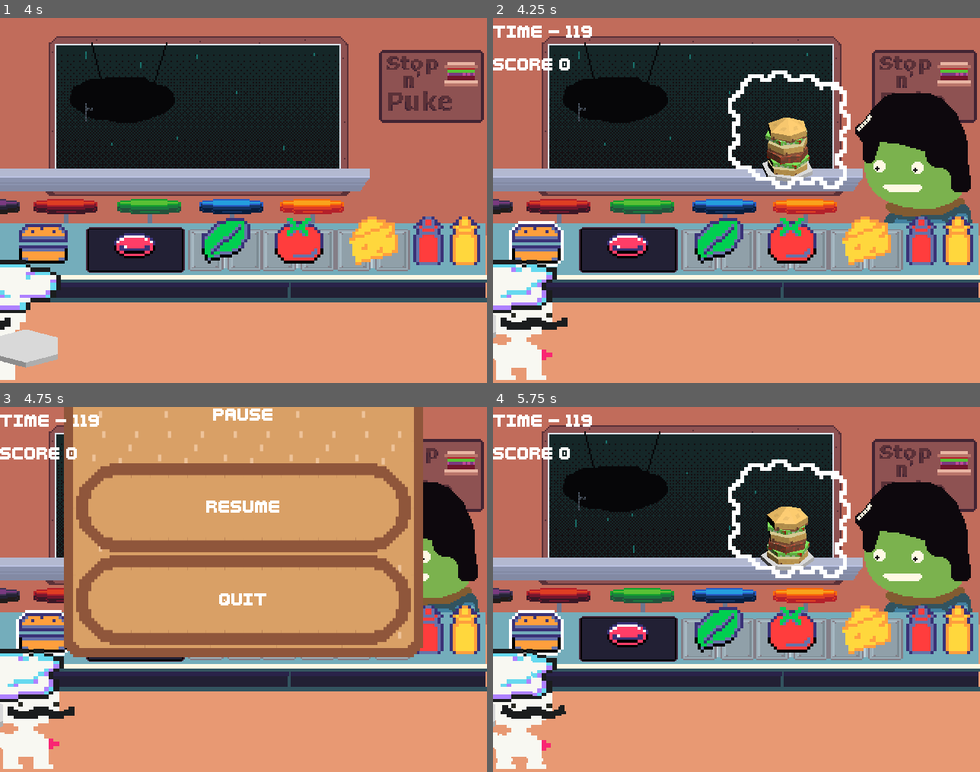
Above: before the commit, frames 1-4 (two rows, left to right).
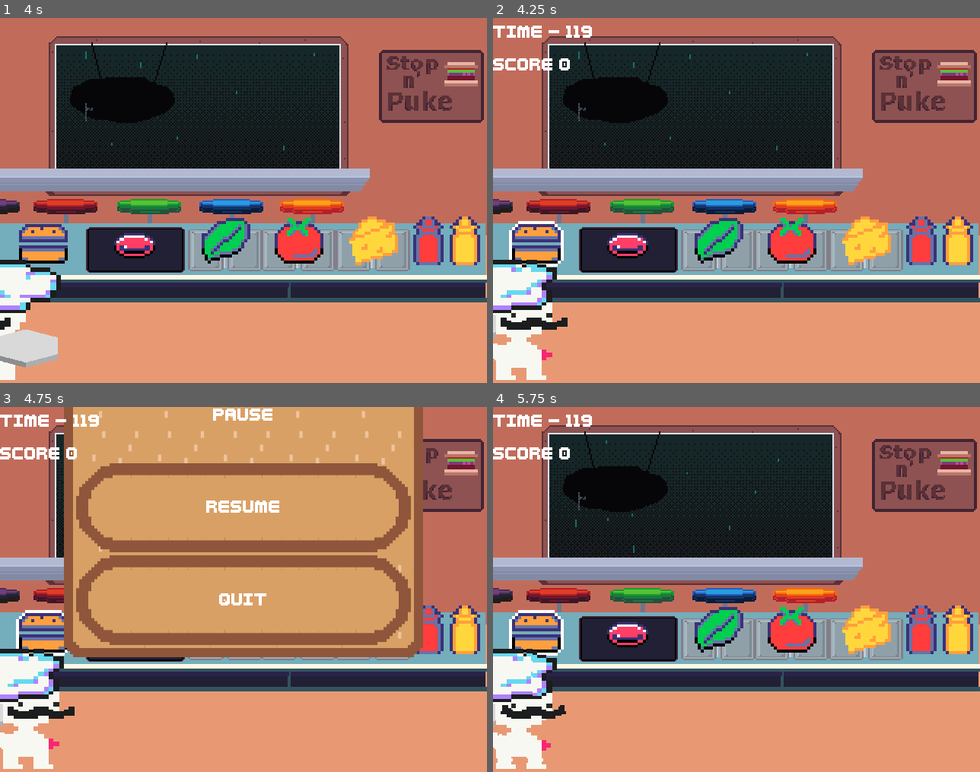
Above: after the commit, the same moments.

Repository: LettucePie/burgert
Game: Godot game, scene res://scenes/play.tscn
The game is run twice, just before and just after one commit, with the same random seed, the same clock (stepped at 60 frames per second) and the same inputs.
Inputs:
- Up to frame 1 (4 s): click "Options" at 0.5 s; click "Done" at 1.25 s; click "Credits" at 2 s; click "Done" at 2.75 s; click "Play" at 3.5 s
- Up to frame 2 (4.25 s): no input
- Up to frame 3 (4.75 s): tap Enter (menu) at 4.25 s; hold Right (right) from 4.28 s (still down); tap Z (confirm) at 4.35 s
- Up to frame 4 (5.75 s): release Right (right) at 5 s; click "RESUME" at 5 s

Frame 1 is identical in both runs. In frame 2, 9.3% of the frame differs, in the area x 48-99%, y 14-57%; in frame 3, 3.4%; in frame 4, 9.3%.

Commit message:
starting work on customers walking in, asking for food, munchin, leaving

Diff:
--- a/assets/images/game/customers/customer_eating_frames.tres
+++ b/assets/images/game/customers/customer_eating_frames.tres
@@ -76,7 +76,7 @@
 "duration": 1.0,
 "texture": null
 }],
-"loop": true,
+"loop": false,
 "name": &"crumble_1",
 "speed": 5.0
 }, {
@@ -105,7 +105,7 @@
 "duration": 1.0,
 "texture": null
 }],
-"loop": true,
+"loop": false,
 "name": &"crumble_2",
 "speed": 5.0
 }, {
@@ -122,7 +122,7 @@
 "duration": 1.0,
 "texture": null
 }],
-"loop": true,
+"loop": false,
 "name": &"crumble_3",
 "speed": 5.0
 }]
--- a/scenes/game/customer.gd
+++ b/scenes/game/customer.gd
@@ -9,9 +9,14 @@
 @export var sound_player : AudioStreamPlayer2D
 @export var left_area : Marker2D
 @export var right_area : Marker2D
+@export var munch : Munch
+@export var enter_pos : Vector2
+@export var stay_pos : Vector2
+@export var exit_pos : Vector2
 var active : bool = false
 var tic : int = 0
 var default_y : float = 0
+var munching : bool = false
 
 
 func _ready():
--- a/scenes/game/kitchen_a.tscn
+++ b/scenes/game/kitchen_a.tscn
@@ -17,6 +17,7 @@
 [ext_resource type="Texture2D" uid="uid://d3vxhubsue53l" path="res://assets/images/ui/order-thought-cloud1.png" id="12_n6ods"]
 [ext_resource type="AudioStream" uid="uid://bwk3kb5winqpd" path="res://assets/sound/sfx/Audio 3.wav" id="13_s6p7b"]
 [ext_resource type="Texture2D" uid="uid://h8p8acm8qmp5" path="res://assets/images/game/customers/customers__2.png" id="14_a0ex1"]
+[ext_resource type="PackedScene" uid="uid://e7qictdempjp" path="res://scenes/game/munch.tscn" id="14_rquj2"]
 [ext_resource type="AudioStream" uid="uid://r2t0e50mq1p1" path="res://assets/sound/sfx/Audio 4.wav" id="15_k3c7l"]
 [ext_resource type="Texture2D" uid="uid://xygve8lpah31" path="res://assets/images/game/customers/customers__3.png" id="16_xjc5m"]
 [ext_resource type="AudioStream" uid="uid://dkt0tyho73a3t" path="res://assets/sound/sfx/Audio 5.wav" id="17_3g7u0"]
@@ -130,8 +131,8 @@
 
 [node name="customers" type="Node2D" parent="."]
 
-[node name="Tommy" type="Node2D" parent="customers" node_paths=PackedStringArray("burger_portal_sprite", "sound_player", "left_area", "right_area")]
-position = Vector2(0, 59)
+[node name="Tommy" type="Node2D" parent="customers" node_paths=PackedStringArray("burger_portal_sprite", "sound_player", "left_area", "right_area", "munch")]
+position = Vector2(-645, 59)
 script = ExtResource("3_488ky")
 customer_name = "Tommy"
 orders = Array[PackedStringArray]([PackedStringArray("Bun", "Lettuce", "Bun Top"), PackedStringArray("Bun", "Meat", "Lettuce", "Lettuce", "Bun Top"), PackedStringArray("Bun", "Lettuce", "Meat", "Bun", "Lettuce", "Bun Top")])
@@ -139,6 +140,10 @@
 sound_player = NodePath("AudioStreamPlayer2D")
 left_area = NodePath("Left")
 right_area = NodePath("Right")
+munch = NodePath("munch")
+enter_pos = Vector2(178, 59)
+stay_pos = Vector2(0, 59)
+exit_pos = Vector2(-645, 59)
 
 [node name="character" type="Sprite2D" parent="customers/Tommy"]
 position = Vector2(320, 86)
@@ -165,7 +170,10 @@
 [node name="Right" type="Marker2D" parent="customers/Tommy"]
 position = Vector2(632, 114)
 
+[node name="munch" parent="customers/Tommy" instance=ExtResource("14_rquj2")]
+
 [node name="Teddy" type="Node2D" parent="customers" node_paths=PackedStringArray("burger_portal_sprite", "sound_player", "left_area", "right_area")]
+visible = false
 position = Vector2(0, 59)
 script = ExtResource("3_488ky")
 customer_name = "Teddy"
@@ -201,6 +209,7 @@
 position = Vector2(540, 28)
 
 [node name="Ted" type="Node2D" parent="customers" node_paths=PackedStringArray("burger_portal_sprite", "sound_player", "left_area", "right_area")]
+visible = false
 position = Vector2(0, 59)
 script = ExtResource("3_488ky")
 customer_name = "Ted"
@@ -237,6 +246,7 @@
 position = Vector2(176, 60)
 
 [node name="Al" type="Node2D" parent="customers" node_paths=PackedStringArray("burger_portal_sprite", "sound_player", "left_area", "right_area")]
+visible = false
 position = Vector2(0, 59)
 script = ExtResource("3_488ky")
 customer_name = "Al"
@@ -273,6 +283,7 @@
 position = Vector2(412, 160)
 
 [node name="Emo" type="Node2D" parent="customers" node_paths=PackedStringArray("burger_portal_sprite", "sound_player", "left_area", "right_area")]
+visible = false
 position = Vector2(0, 59)
 script = ExtResource("3_488ky")
 customer_name = "Emo"
@@ -308,6 +319,7 @@
 position = Vector2(488, 124)
 
 [node name="Karen" type="Node2D" parent="customers" node_paths=PackedStringArray("burger_portal_sprite", "sound_player", "left_area", "right_area")]
+visible = false
 position = Vector2(0, 59)
 script = ExtResource("3_488ky")
 customer_name = "Karen"
@@ -343,6 +355,7 @@
 position = Vector2(512, 140)
 
 [node name="Patient" type="Node2D" parent="customers" node_paths=PackedStringArray("burger_portal_sprite", "sound_player", "left_area", "right_area")]
+visible = false
 position = Vector2(0, 59)
 script = ExtResource("3_488ky")
 customer_name = "Patient"
@@ -379,6 +392,7 @@
 position = Vector2(468, 172)
 
 [node name="Mustard" type="Node2D" parent="customers" node_paths=PackedStringArray("burger_portal_sprite", "sound_player", "left_area", "right_area")]
+visible = false
 position = Vector2(0, 59)
 script = ExtResource("3_488ky")
 customer_name = "Mustard"
@@ -415,6 +429,7 @@
 position = Vector2(636, 104)
 
 [node name="Dancer" type="Node2D" parent="customers" node_paths=PackedStringArray("burger_portal_sprite", "sound_player", "left_area", "right_area")]
+visible = false
 position = Vector2(0, 59)
 script = ExtResource("3_488ky")
 customer_name = "Dancer"
@@ -451,6 +466,7 @@
 position = Vector2(176, 116)
 
 [node name="Punk" type="Node2D" parent="customers" node_paths=PackedStringArray("burger_portal_sprite", "sound_player", "left_area", "right_area")]
+visible = false
 position = Vector2(0, 59)
 script = ExtResource("3_488ky")
 customer_name = "Punk"
@@ -487,6 +503,7 @@
 position = Vector2(576, 108)
 
 [node name="Toad" type="Node2D" parent="customers" node_paths=PackedStringArray("burger_portal_sprite", "sound_player", "left_area", "right_area")]
+visible = false
 position = Vector2(0, 59)
 script = ExtResource("3_488ky")
 customer_name = "Toad"
@@ -526,6 +543,7 @@
 position = Vector2(316, 116)
 
 [node name="Persistant" type="Node2D" parent="customers" node_paths=PackedStringArray("burger_portal_sprite", "sound_player", "left_area", "right_area")]
+visible = false
 position = Vector2(0, 59)
 script = ExtResource("3_488ky")
 customer_name = "Persistant"
@@ -562,6 +580,7 @@
 position = Vector2(420, 100)
 
 [node name="Anxiety" type="Node2D" parent="customers" node_paths=PackedStringArray("burger_portal_sprite", "sound_player", "left_area", "right_area")]
+visible = false
 position = Vector2(0, 59)
 script = ExtResource("3_488ky")
 customer_name = "Anxiety"
--- /dev/null
+++ b/scenes/game/munch.gd
@@ -0,0 +1,33 @@
+extends Node2D
+class_name Munch
+
+@onready var left : AnimatedSprite2D = $left
+@onready var right : AnimatedSprite2D = $right
+var options : Array = ["_1", "_2", "_3"]
+
+var playing : bool = false
+
+
+func _ready():
+	self.hide()
+	left.animation_finished.connect(_on_finish.bind(left))
+	right.animation_finished.connect(_on_finish.bind(right))
+
+
+func play():
+	self.show()
+	playing = true
+	left.play("crumble" + options.pick_random())
+	right.play("crumble" + options.pick_random())
+
+
+func stop():
+	playing = false
+	self.hide()
+	left.stop()
+	right.stop()
+
+
+func _on_finish(side : AnimatedSprite2D):
+	if playing:
+		side.play("crumble" + options.pick_random())
--- /dev/null
+++ b/scenes/game/munch.tscn
@@ -0,0 +1,21 @@
+[gd_scene load_steps=3 format=3 uid="uid://e7qictdempjp"]
+
+[ext_resource type="Script" path="res://scenes/game/munch.gd" id="1_3f41q"]
+[ext_resource type="SpriteFrames" uid="uid://d2qv6v80ys6uc" path="res://assets/images/game/customers/customer_eating_frames.tres" id="2_ucjjy"]
+
+[node name="munch" type="Node2D"]
+position = Vector2(539, 162)
+script = ExtResource("1_3f41q")
+
+[node name="left" type="AnimatedSprite2D" parent="."]
+position = Vector2(-30, 0)
+scale = Vector2(3, 3)
+sprite_frames = ExtResource("2_ucjjy")
+animation = &"crumble_1"
+flip_h = true
+
+[node name="right" type="AnimatedSprite2D" parent="."]
+position = Vector2(30, 0)
+scale = Vector2(3, 3)
+sprite_frames = ExtResource("2_ucjjy")
+animation = &"crumble_1"
Not shown: 1 places in scenes/game/kitchen_a.tscn that only renumber resources
